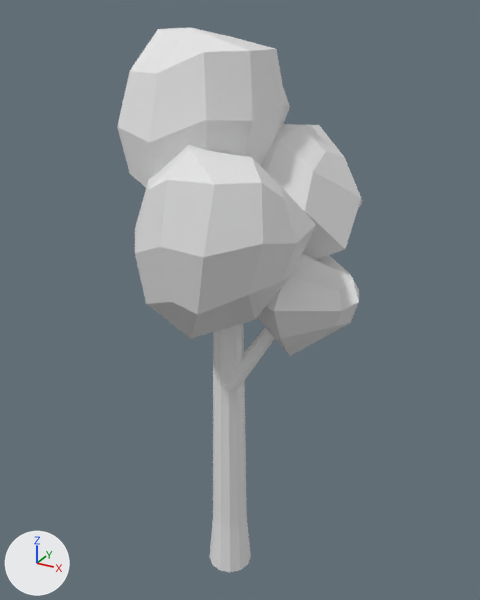
Renders of the FBX model Exae Unity/Assets/Mesh/Tree02.fbx from each side of a commit.
One viewpoint serves both versions: a 50 mm camera at (1.47, -2.6, 2.84) aimed at (0.0, 0.06, 1.5). The axes (+X, +Y, +Z) are drawn at lower left. The lights are the same throughout. Where no turn or scale is listed for an object, it has been applied to the vertices.
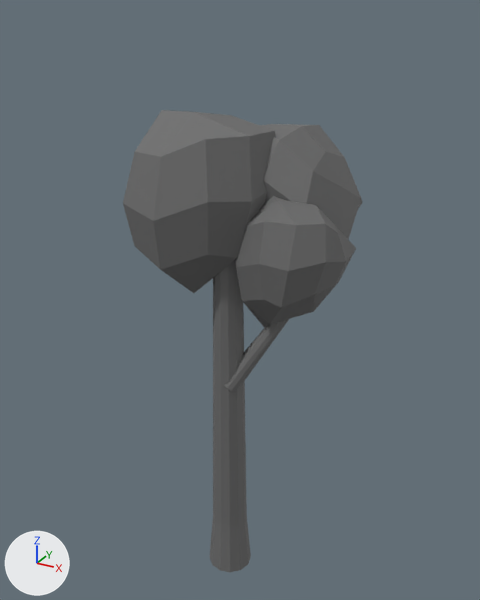
The newer file is also turned or shifted as a whole; pictures and numbers use the older file's frame.

Where the change shows, as pixel boxes (x1, y1, x2, y2) in the pictures (480 x 600 px):
'Cube.061', deleted: before (135, 145, 316, 339)
'Tree crown.001', added: after (123, 110, 276, 293)
'Cube.059', deleted: before (117, 27, 290, 187)
'Tree crown.003', added: after (235, 196, 356, 324)
'Trunk', added: after (210, 260, 251, 572)
'Cube.062', recoloured: (260, 124, 362, 259) in both
'Cylinder', deleted: before (210, 323, 251, 572)
'Cube.060', deleted: before (258, 253, 359, 356)
'Trunk.001', added: after (224, 319, 289, 392)
'Cylinder.001', deleted: before (224, 327, 275, 392)
'Tree crown.002', added: after (243, 302, 268, 328)

Edits to the bpy script that builds the scene:
```text
Add mat_material_001:
    mat_material_001 = principled_material('Material.001')
    mat_material_001.base_color = (0.147, 0.147, 0.147)  # dark grey #6b6b6b
    mat_material_001.roughness = 0.69
Change me_cube_016:
    where me_cube_016.from_pydata(...)  # 44 vertices, 42 faces; spans x -0.281..0.417, y -0.256..0.349, z -0.371..0.29
    add me_cube_016.materials.append(mat_material_001)  # dark grey #6b6b6b
Add me_cube_066:
    me_cube_066.from_pydata(...)  # 26 vertices, 24 faces; spans x -0.266..0.281, y -0.281..0.292, z -0.307..0.233
    me_cube_066.materials.append(mat_material_001)  # dark grey #6b6b6b
Add me_cube_064:
    me_cube_064.from_pydata(...)  # 36 vertices, 26 faces; spans x -0.113..0.232, y -0.353..-0.079, z -0.992..-0.473
    me_cube_064.materials.append(mat_material_001)  # dark grey #6b6b6b
Add me_cube_067:
    me_cube_067.from_pydata(...)  # 44 vertices, 42 faces; spans x -0.261..0.284, y -0.266..0.236, z -0.338..0.254
    me_cube_067.materials.append(mat_material_001)  # dark grey #6b6b6b
Add me_cube_063:
    me_cube_063.from_pydata(...)  # 36 vertices, 26 faces; spans x -0.21..0.03, y -0.39..-0.15, z -2.13..-0.29
    me_cube_063.materials.append(mat_material_001)  # dark grey #6b6b6b
Add me_cube_065:
    me_cube_065.from_pydata(...)  # 44 vertices, 42 faces; spans x -0.356..0.413, y -0.368..0.392, z -0.486..0.365
    me_cube_065.materials.append(mat_material_001)  # dark grey #6b6b6b
Remove ob_cube_060:
    ob_cube_060 = bpy.data.objects.new('Cube.060', me_cube_014)
    ob_cube_060.location = (0.307, 0.135, 1.644)
    ob_cube_060.rotation_euler = (0.0, 0.0, -1.579)  # degrees (0, 0, -90)
    ob_cube_060.scale = (0.223, 0.142, 0.226)
Remove ob_cube_059:
    ob_cube_059 = bpy.data.objects.new('Cube.059', me_cube_007)
    ob_cube_059.location = (-0.133, 0.0, 2.466)
    ob_cube_059.rotation_euler = (0.0, 0.0, 1.372)  # degrees (0, 0, 79)
    ob_cube_059.scale = (0.303, 0.193, 0.307)
Remove ob_cylinder:
    ob_cylinder = bpy.data.objects.new('Cylinder', me_cylinder_001)
    ob_cylinder.location = (0.0, -0.054, 0.607)
Remove ob_cylinder_001:
    ob_cylinder_001 = bpy.data.objects.new('Cylinder.001', me_cylinder_002)
    ob_cylinder_001.location = (0.043, -0.072, 1.136)
Remove ob_cube_061:
    ob_cube_061 = bpy.data.objects.new('Cube.061', me_cube_007)
    ob_cube_061.location = (0.077, -0.3, 2.029)
    ob_cube_061.rotation_euler = (0.0, 0.0, 0.63)  # degrees (0, 0, 36)
    ob_cube_061.scale = (0.303, 0.193, 0.306)
Add ob_tree_crown_002:
    ob_tree_crown_002 = bpy.data.objects.new('Tree crown.002', me_cube_066)
    ob_tree_crown_002.location = (0.09, 0.31, 1.604)
Add ob_trunk_001:
    ob_trunk_001 = bpy.data.objects.new('Trunk.001', me_cube_064)
    ob_trunk_001.location = (0.09, 0.218, 2.059)
Add ob_tree_crown_003:
    ob_tree_crown_003 = bpy.data.objects.new('Tree crown.003', me_cube_067)
    ob_tree_crown_003.location = (0.294, 0.008, 1.831)
Add ob_trunk:
    ob_trunk = bpy.data.objects.new('Trunk', me_cube_063)
    ob_trunk.location = (0.09, 0.218, 2.059)
Add ob_tree_crown_001:
    ob_tree_crown_001 = bpy.data.objects.new('Tree crown.001', me_cube_065)
    ob_tree_crown_001.location = (-0.205, 0.043, 2.059)
```
